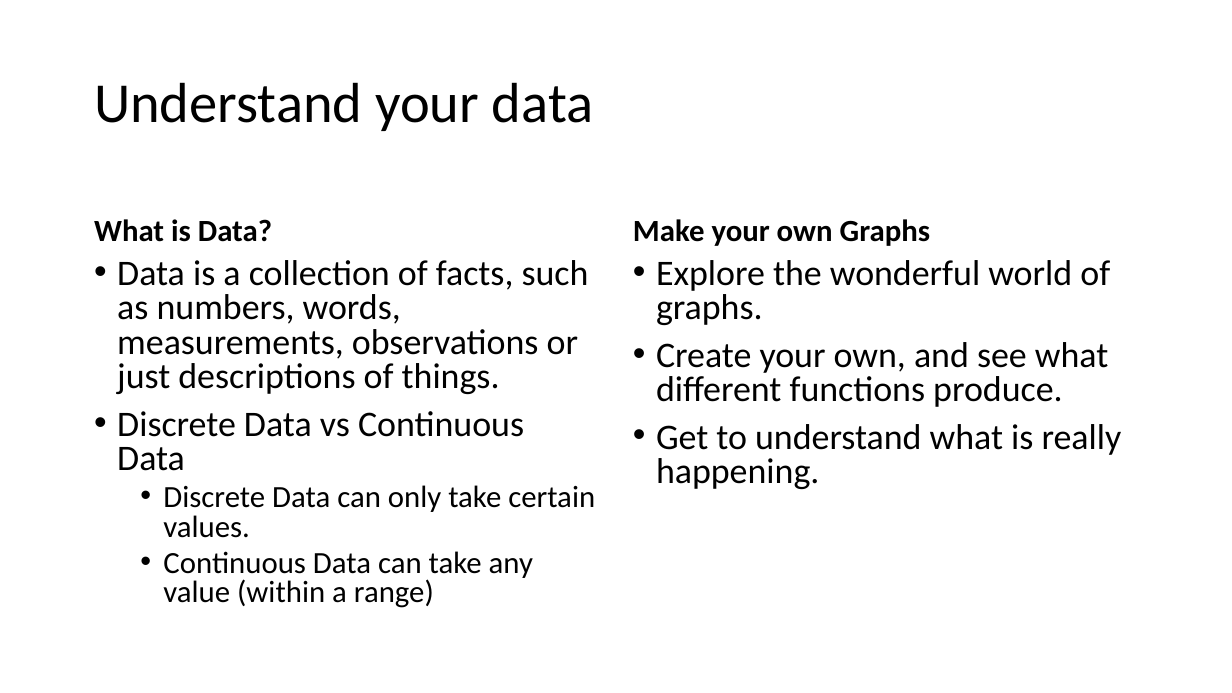
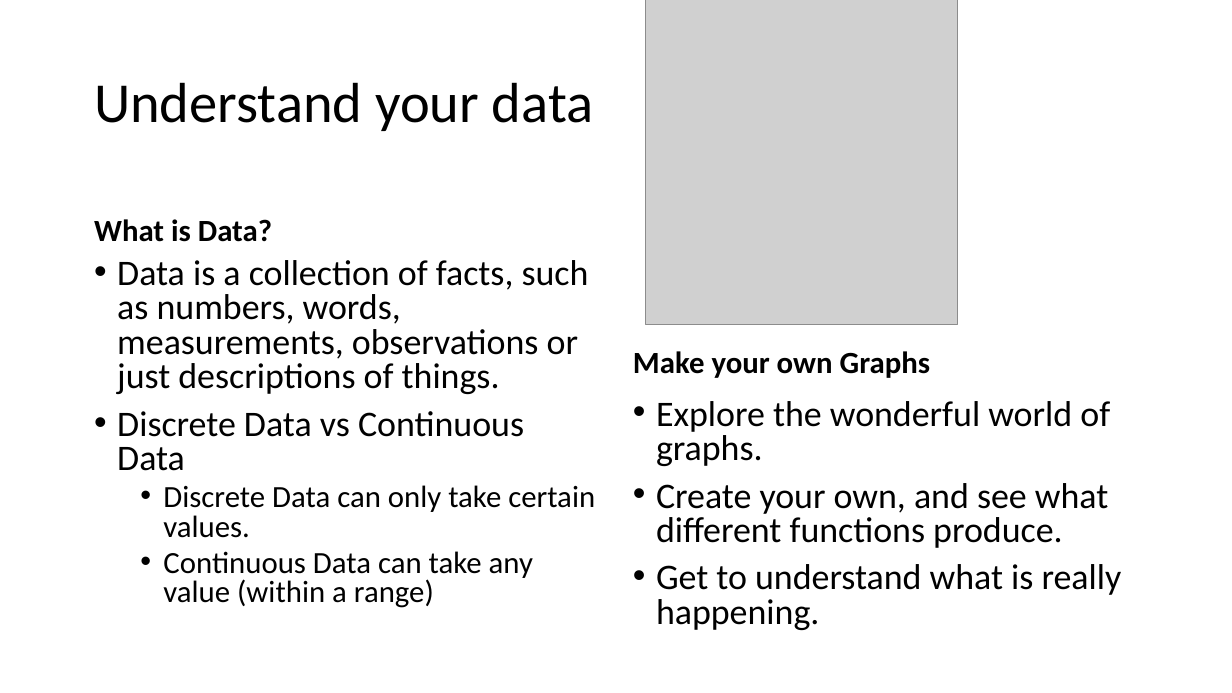
Before and after one commit to kate0543/BIiP-Data-Visualization, a slide deck: slide 4 of BIP Data Graphs.pptx. Drawn at 1232x693 pixels with LibreOffice and Linux fonts; fonts in the diff are those of the drawing; grey boxes stand for pictures; background and template pictures are left out. Boxes give left, top, right and bottom in pixels: in the first picture for what was removed or moved away, otherwise in the second. Text is boxed around its words. In the diff, an @@ line names an element or a change of style, - is before the commit and + after.

```diff
--- a/BIP Data Graphs.pptx
+++ b/BIP Data Graphs.pptx
@@ picture added at <box>646,0,958,324</box> @@
@@ text "Make your own Graphs": place and size @@
-text "Make your own Graphs" at <box>633,219,930,246</box>
+text "Make your own Graphs" at <box>633,351,930,378</box>
@@ text "Explore the wonderful world of ...": place and size @@
-text "Explore the wonderful world of ..." at <box>656,260,1122,489</box>
+text "Explore the wonderful world of ..." at <box>656,401,1122,630</box>
```
Also in this commit, not shown: 5 other slides changed, 4 slides added, 18 other files.
